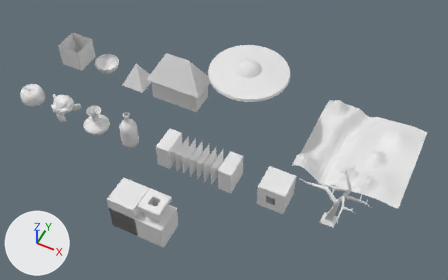
What one commit did to the Blender file Assignment 2/Assignment 2.blend.
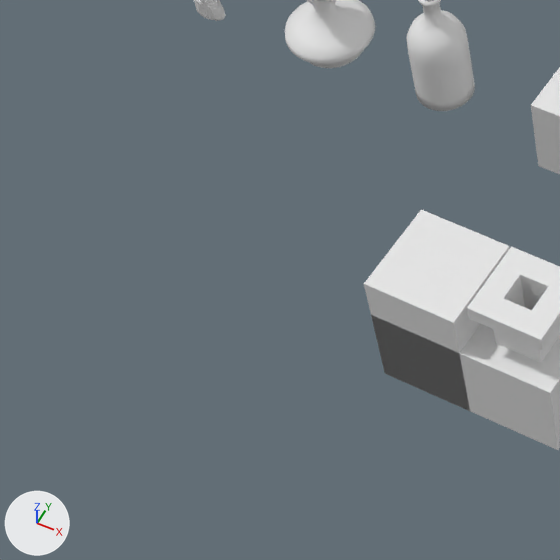
Each version is shown whole from a camera (50 mm lens) standing at (29.46, -16.0, 35.43) and looking at (16.03, 10.86, 1.86), then close up on the part from 0% to 37% of the width and 41% to 100% of the height. The axes (+X, +Y, +Z) are drawn at lower left. The lights are the same throughout.

The older version as bpy lines, for what is in view:
```python
me_cube_004 = bpy.data.meshes.new('Cube.004')
me_cube_004.from_pydata(...)  # 68 vertices, 66 faces; spans x -3.0..3.0, y -1.0..1.0, z -1.0..1.0
me_cylinder = bpy.data.meshes.new('Cylinder')
me_cylinder.from_pydata(...)  # 448 vertices, 417 faces; spans x -1.01..1.01, y -1.01..1.01, z -1.0..1.0
me_cylinder.polygons.foreach_set('use_smooth', [True] * 417)
me_cylinder_001 = bpy.data.meshes.new('Cylinder.001')
me_cylinder_001.from_pydata(...)  # 480 vertices, 449 faces; spans x -0.66..0.66, y -0.66..0.66, z -2.0..1.0
me_cylinder_001.polygons.foreach_set('use_smooth', [True] * 449)
ob_cube_004 = bpy.data.objects.new('Cube.004', me_cube_004)
ob_cube_004.location = (15.0, 9.0, 1.0)
ob_cylinder = bpy.data.objects.new('Cylinder', me_cylinder)
ob_cylinder.location = (6.0, 9.0, 1.0)
ob_cylinder_001 = bpy.data.objects.new('Cylinder.001', me_cylinder_001)
ob_cylinder_001.location = (9.0, 9.0, 2.0)
# also in view: 'Cube.007' at (14.0, 3.0, 1.67)
```
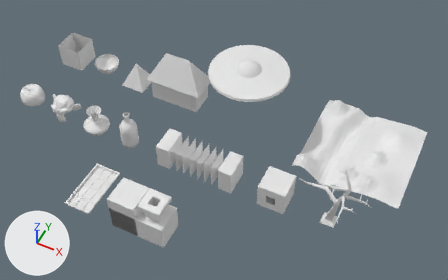
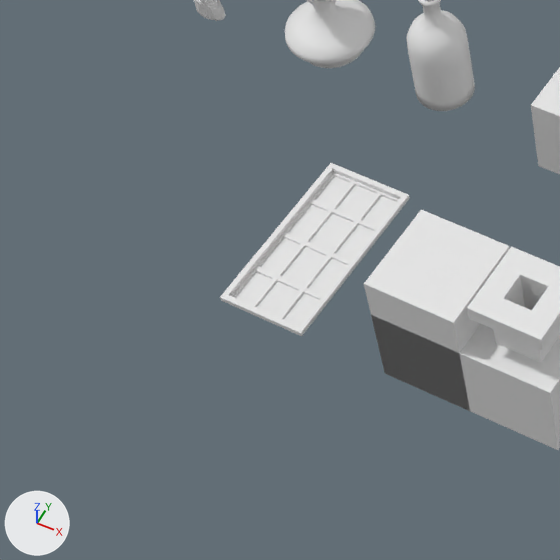
Commit message: Added fönster

Boxes (x1, y1, x2, y2) around the edits, measured in the close-ups (560 x 560 px):
'Plane.001', added
    after: (220, 163, 410, 336)

Patch to the scene script:
```diff
--- a/Assignment 2/Assignment 2.blend.py
+++ b/Assignment 2/Assignment 2.blend.py
@@ me_plane_001 @@
+me_plane_001.from_pydata(...)  # 158 vertices, 150 faces; spans x -1.0..1.0, y -2.0..2.0, z -0.04..0.11
@@ ob_plane_001 @@
+ob_plane_001 = bpy.data.objects.new('Plane.001', me_plane_001)
+ob_plane_001.location = (9.0, 4.0, 0.0)
```
